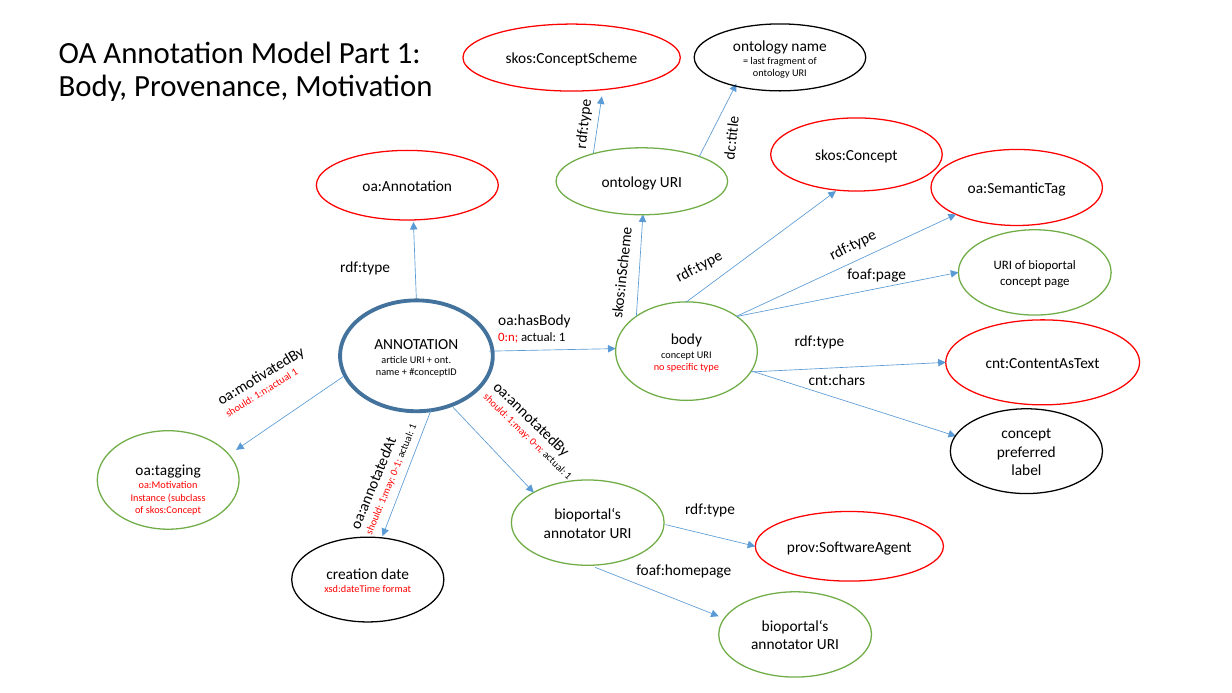
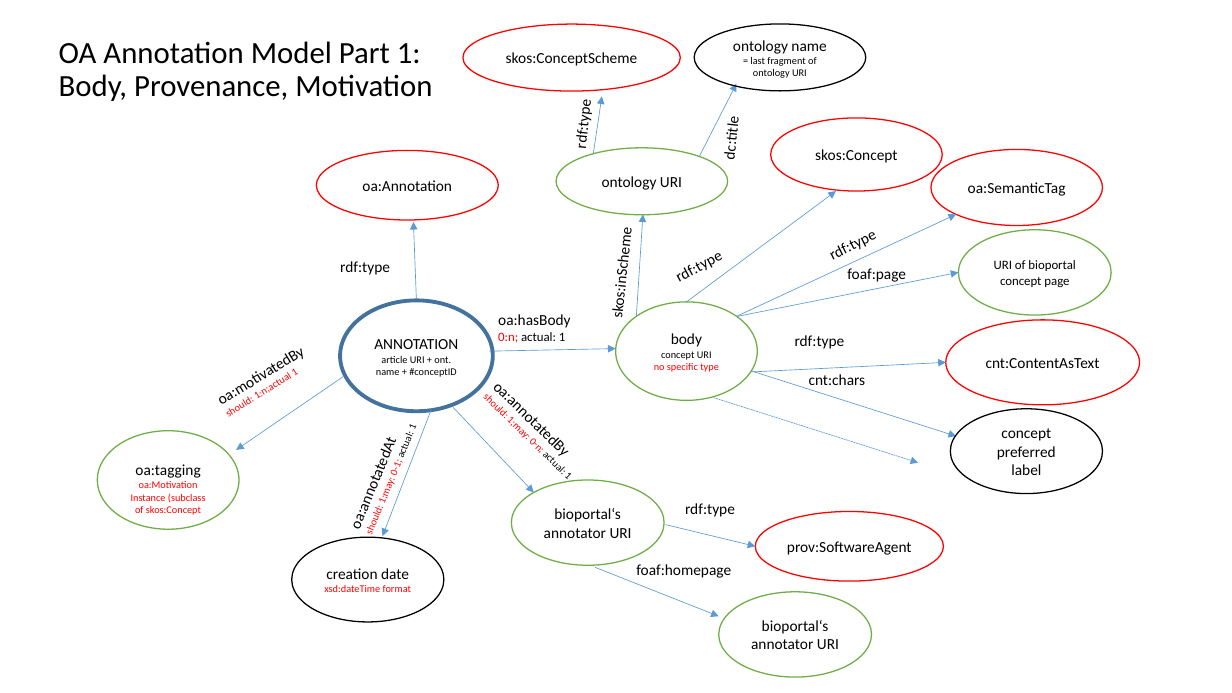
Before and after one commit to ZPID/kobpsy, a slide deck: slide 3 of se4ojs/resources/doc/OA_dataModel/KOBPSY2 Annotation Data Model.pptx. Drawn at 1232x693 pixels with LibreOffice and Linux fonts; fonts in the diff are those of the drawing. Boxes give left, top, right and bottom in pixels: in the first picture for what was removed or moved away, otherwise in the second. Text is boxed around its words. In the diff, an @@ line names an element or a change of style, - is before the commit and + after.

```diff
--- a/se4ojs/resources/doc/OA_dataModel/KOBPSY2 Annotation Data Model.pptx
+++ b/se4ojs/resources/doc/OA_dataModel/KOBPSY2 Annotation Data Model.pptx
@@ arrow added from (714, 397) to (919, 463), #5B9BD5 0.5 pt dashed @@
```
Also in this commit, not shown: 1 other slide changed, 33 other files.
